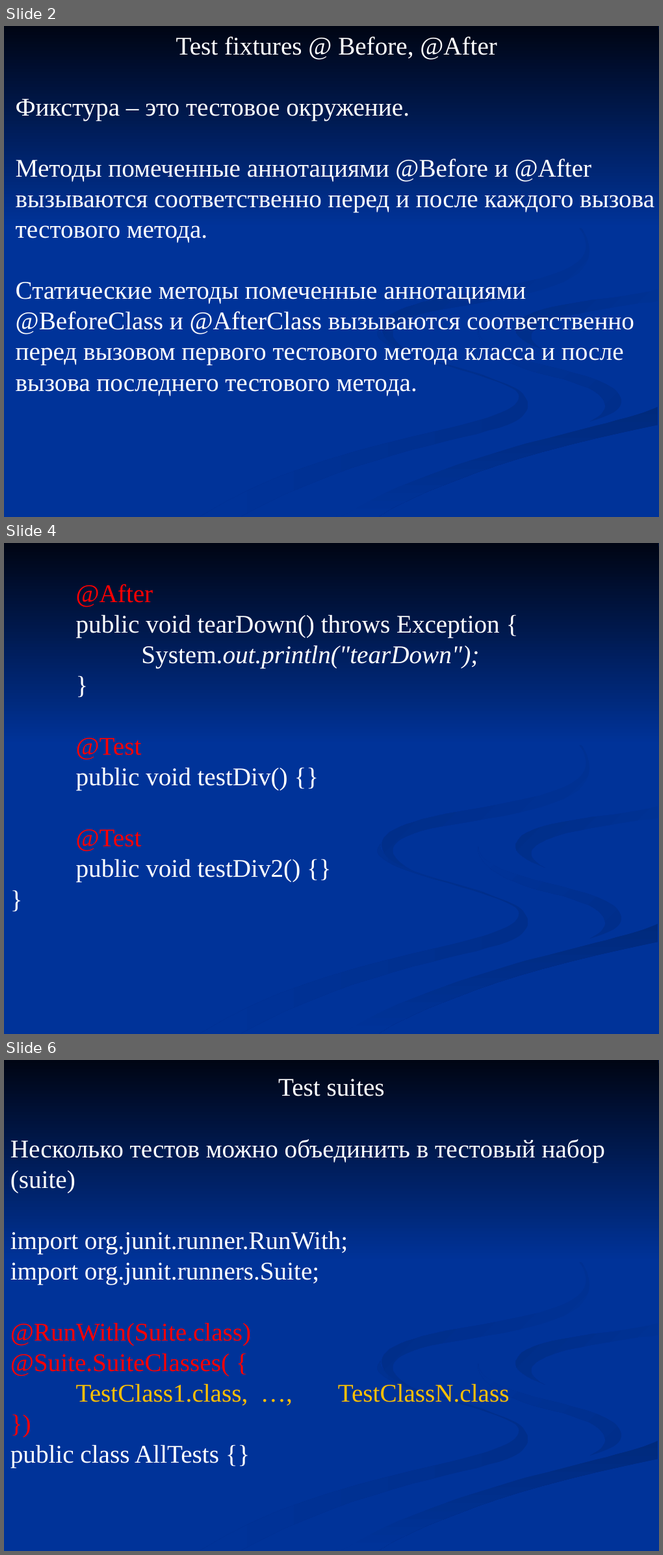
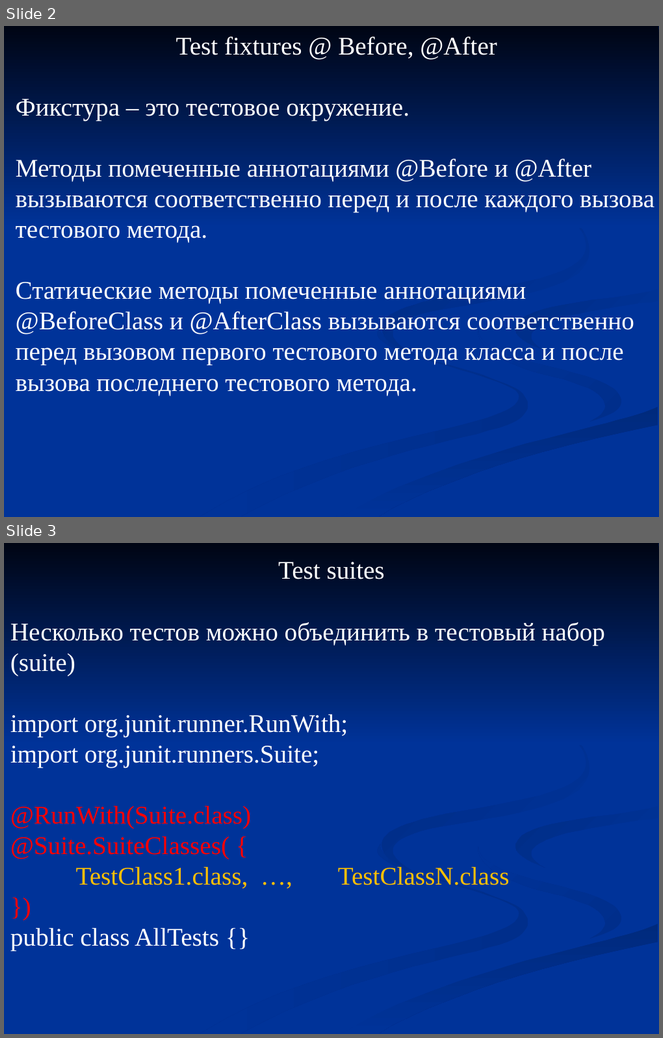
Before and after one commit to kostakoida/PrPrLab, a slide deck: PotomkinKostiantyn/06_junit.ppt. Shown one above the other, each under a label of ours: slides 2, 4 and 6 before the commit, slides 2 and 3 after it; the slides between them are not shown. The pictures are 663x1555 and 663x1038 pixels, drawn with LibreOffice and Linux fonts; fonts in the diff are those of the drawing. Boxes give left, top, right and bottom in pixels: in the first picture for what was removed or moved away, otherwise in the second. Text is boxed around its words. In the diff, an @@ line names an element or a change of style, - is before the commit and + after.

```diff
--- a/PotomkinKostiantyn/06_junit.ppt
+++ b/PotomkinKostiantyn/06_junit.ppt
@@ slide 4 removed at (x1=4, y1=543, x2=659, y2=1034), background #003399; not listed: 7 template elements that a slide beside it also shows @@
@@ text removed at (x1=76, y1=584, x2=500, y2=882) @@
-@After
-public void tearDown() throws Exception {
-System.out.println("tearDown");
-}
-@Test
-public void testDiv() {}
-@Test
-public void testDiv2() {}
-}
@@ what was slide 6 is now slide 3 @@
```
Also in this commit, not shown: 2 other slides removed, 1 other file.
